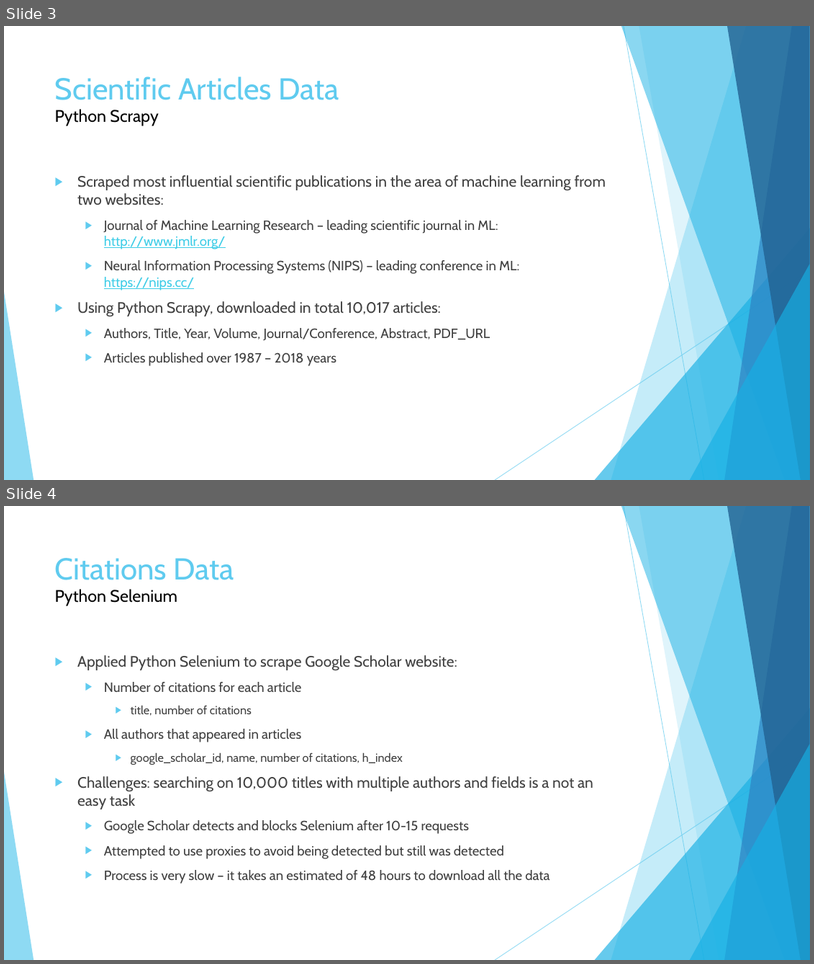
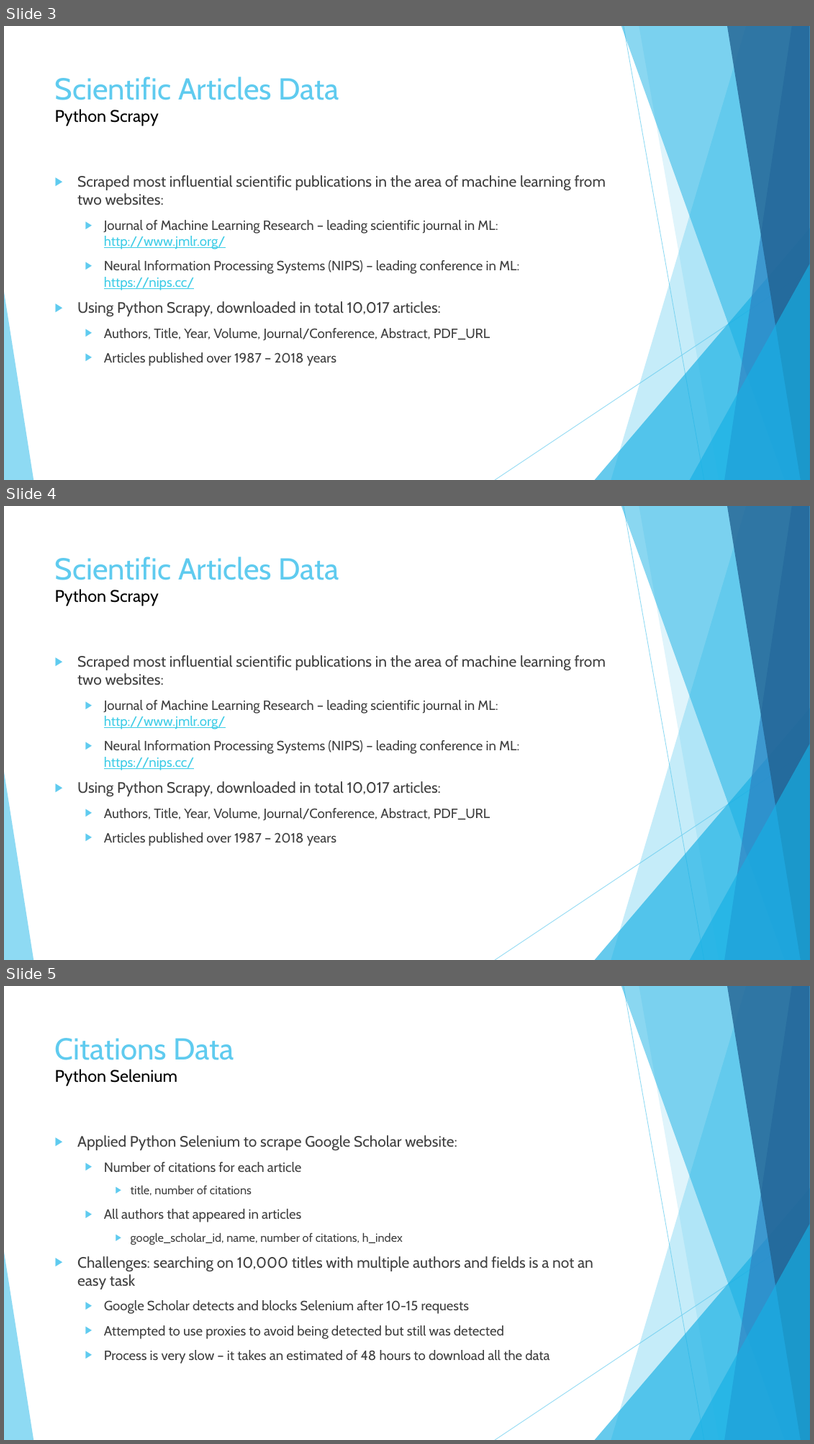
Before and after one commit to tsyurmasto/WebScrapingProject, a slide deck: presentation.pptx. Shown one above the other, each under a label of ours: slides 3 and 4 before the commit, slides 3, 4 and 5 after it. The pictures are 814x964 and 814x1444 pixels, drawn with LibreOffice and Linux fonts; fonts in the diff are those of the drawing. Boxes give left, top, right and bottom in pixels: in the first picture for what was removed or moved away, otherwise in the second. Text is boxed around its words. In the diff, an @@ line names an element or a change of style, - is before the commit and + after.

```diff
--- a/presentation.pptx
+++ b/presentation.pptx
@@ slide 4 added at (x1=4, y1=506, x2=810, y2=960), background #FFFFFF; not listed: 10 template elements that a slide beside it also shows @@
@@ title added at (x1=55, y1=556, x2=340, y2=606), 36 pt, text #5FCBEF @@
+Scientific Articles Data
+Python Scrapy
@@ text added at (x1=77, y1=655, x2=606, y2=846), 16 pt, text #404040 @@
+▶ Scraped most influential scientific publications in the area of machine learning from two websites:
+  ▶ Journal of Machine Learning Research – leading scientific journal in ML: http://www.jmlr.org/
+  ▶ Neural Information Processing Systems (NIPS) – leading conference in ML: https://nips.cc/
+▶ Using Python Scrapy, downloaded in total 10,017 articles:
+  ▶ Authors, Title, Year, Volume, Journal/Conference, Abstract, PDF_URL
+  ▶ Articles published over 1987 – 2018 years
@@ what was slide 4 is now slide 5 @@
```
Also in this commit, not shown: 7 other slides added, 5 other files.
